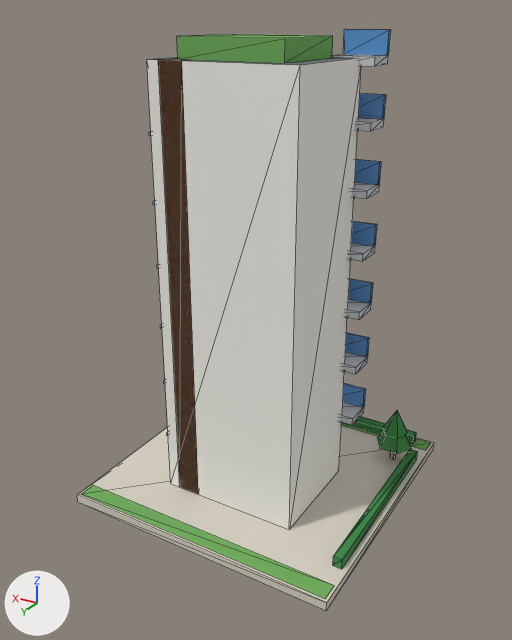
The glTF model public/models/10.glb as it was, and as the next commit left it.
The view is the same before and after, from a 50 mm camera at (-1.1, 1.903, 1.563) aimed at (0.005, 0.063, 0.643). The axes (+X, +Y, +Z) are drawn at lower left. The lights are the same throughout. The picture after the commit comes second. Mesh edges are drawn as thin lines. Vertices at exactly the same position are counted once.

Objects in the first picture: 'b10'.
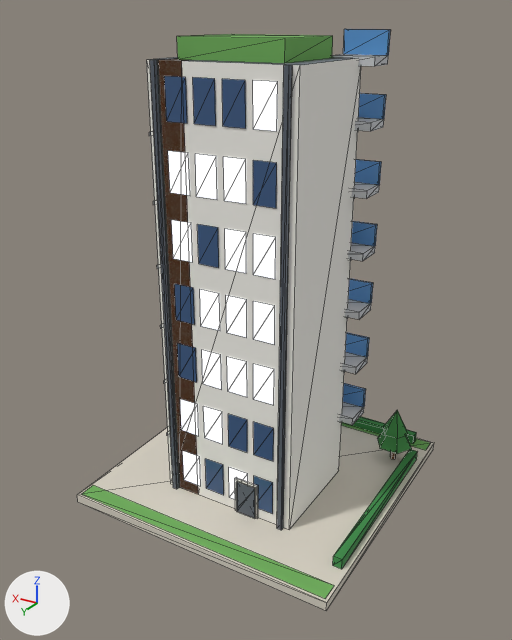
The change, as a diff of the scene's bpy script:
```diff
--- a/public/models/10.glb.py
+++ b/public/models/10.glb.py
@@ mat_white @@
+mat_white = bpy.data.materials.new('white')
+# nodes: BsdfPrincipled, Mix, OutputMaterial, VertexColor
+# colours: white #f1eee6, mixed with the vertex colours
@@ mat_metal_dark @@
+mat_metal_dark = bpy.data.materials.new('metal_dark')
+# nodes: BsdfPrincipled, Mix, OutputMaterial, VertexColor
+# colours: greyish blue #59616b, mixed with the vertex colours
@@ me_b10 @@
 # used by ob_b10; location = (0.0, 0.0, 0.0)
-me_b10.from_pydata(...)  # 490 vertices, 408 faces; spans x -0.48..0.48, y -0.48..0.48, z 0.0..1.52
+me_b10.from_pydata(...)  # 634 vertices, 504 faces; spans x -0.48..0.48, y -0.48..0.48, z 0.0..1.52
+# me_b10 part 1: the loose piece of 8 vertices spanning x -0.46..-0.43, y -0.34..0.34, z 0.03..0.06 is copied, and the copy is scaled about its middle by (2.87, 0.0119, 3.71), then moved by (0.37, 0.26, 0.05), in mat_white; it spans x -0.12..-0.04, y 0.26..0.27, z 0.03..0.16
+# me_b10 part 2: the loose piece of 8 vertices spanning x -0.48..0.48, y -0.48..0.48, z 0.0..0.03 is copied, and the copy is scaled about its middle by (0.0729, 0.00625, 4), then moved by (-0.08, 0.27, 0.08), in mat_metal_dark; it spans x -0.12..-0.05, y 0.26..0.27, z 0.03..0.15
+# me_b10 part 3: the loose piece of 8 vertices spanning x -0.24..0.24, y -0.12..0.26, z 0.03..1.45 is copied, and the copy is scaled about its middle by (0.0333, 0.0368, 1), then moved by (-0.21, 0.2, 0.0), in mat_metal_dark; it spans x -0.22..-0.2, y 0.26..0.28, z 0.03..1.45
+# me_b10 part 4: the loose piece of 8 vertices spanning x 0.12..0.2, y -0.12..0.26, z 0.03..1.45 is copied, and the copy is scaled about its middle by (0.2, 0.0368, 1), then moved by (0.05, 0.2, 0.0), in mat_metal_dark; it spans x 0.2..0.22, y 0.26..0.28, z 0.03..1.45
+# me_b10 part 5
+# 56 vertices are added at x -0.18..0.11, y 0.26, z 0.07..1.41
+# 56 new vertices lie (0.07, 0.0, 0.0) away from vertices in x -0.18..0.11, y 0.26, z 0.07..1.41
+# 34 new faces join them, mat_glow_window
+# 22 new faces join them, mat_glass_dark
 me_b10.materials.append(mat_paving)
@@ me_b10 @@
 me_b10.materials.append(mat_tree_dark)
+me_b10.materials.append(mat_white)
+me_b10.materials.append(mat_metal_dark)
```

Where the change shows, as pixel boxes [x1, y1, x2, y2] in the pictures (512 x 640 px):
part 1 of me_b10, added
    after: [235, 478, 258, 519]
part 2 of me_b10, added
    after: [237, 482, 255, 518]
part 3 of me_b10, added
    after: [277, 65, 292, 530]
part 4 of me_b10, added
    after: [150, 60, 179, 489]
part 5 of me_b10, added
    after: [164, 76, 277, 514]
